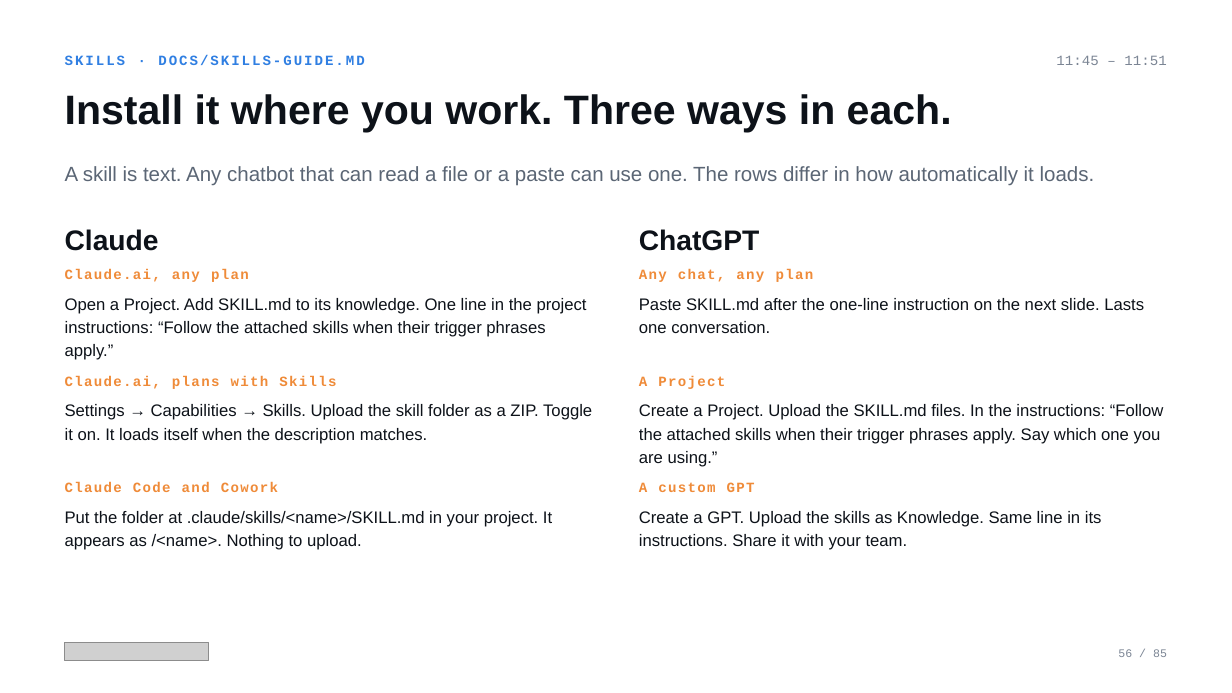
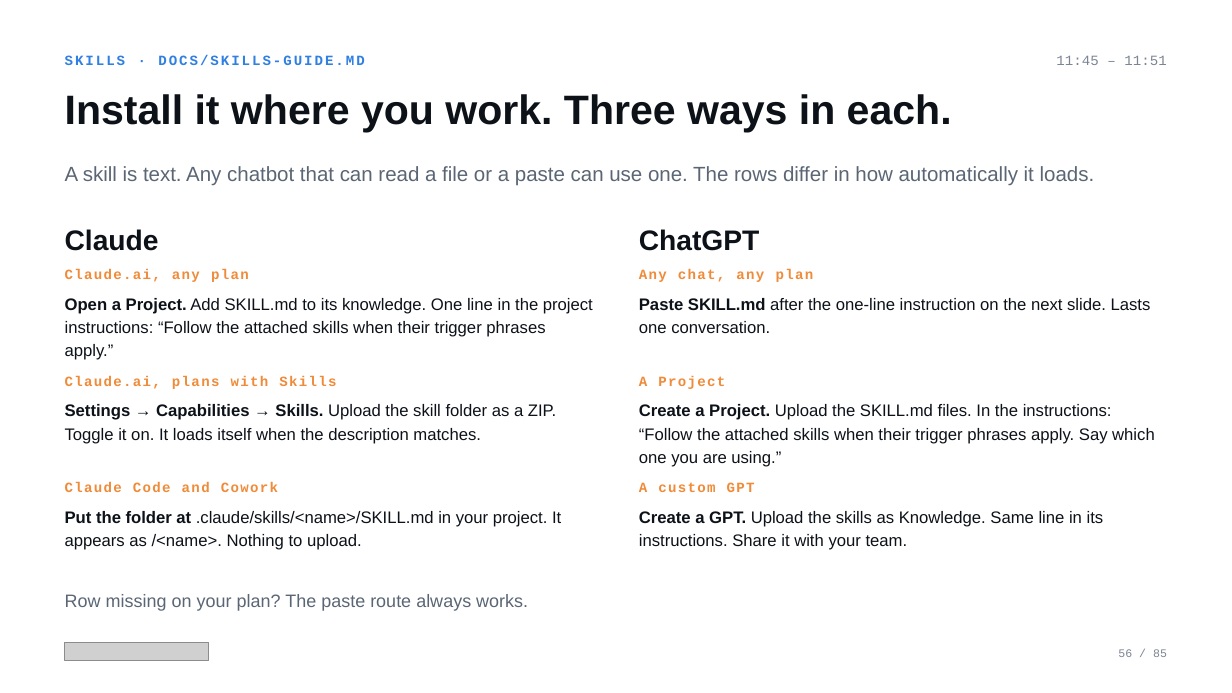
Before and after one commit to mrhinkle/Vibe-Coding-for-Non-Technical-Professionals, a slide deck: slide 56 of presentations/ato-2026-workshop/ato-2026-workshop.pptx. Drawn at 1232x693 pixels with LibreOffice and Linux fonts; fonts in the diff are those of the drawing; grey boxes stand for pictures. Boxes give left, top, right and bottom in pixels: in the first picture for what was removed or moved away, otherwise in the second. Text is boxed around its words. In the diff, an @@ line names an element or a change of style, - is before the commit and + after.

```diff
--- a/presentations/ato-2026-workshop/ato-2026-workshop.pptx
+++ b/presentations/ato-2026-workshop/ato-2026-workshop.pptx
@@ text "Open a Project. Add SKILL.md ..." at [65,298,593,360]: bold on in "Open a Project." @@
@@ text "Paste SKILL.md after the one-line ..." at [639,298,1151,333]: bold on in "Paste SKILL.md" @@
@@ text "Settings → Capabilities → Skills. ..." at [65,404,556,444]: bold on in "Settings → Capabilities → Skills." @@
@@ text "Create a Project. Upload the ..." at [639,404,1155,467]: bold on in "Create a Project." @@
@@ text "Put the folder at .claude/skills/<name>/SKILL.md ..." at [65,511,561,550]: bold on in "Put the folder at" @@
@@ text "Create a GPT. Upload the ..." at [639,511,1104,550]: bold on in "Create a GPT." @@
@@ text added at [65,594,528,611], 14 pt, text #5B6675 @@
+Row missing on your plan? The paste route always works.
```
Also in this commit, not shown: 9 other slides changed, 18 other files.
